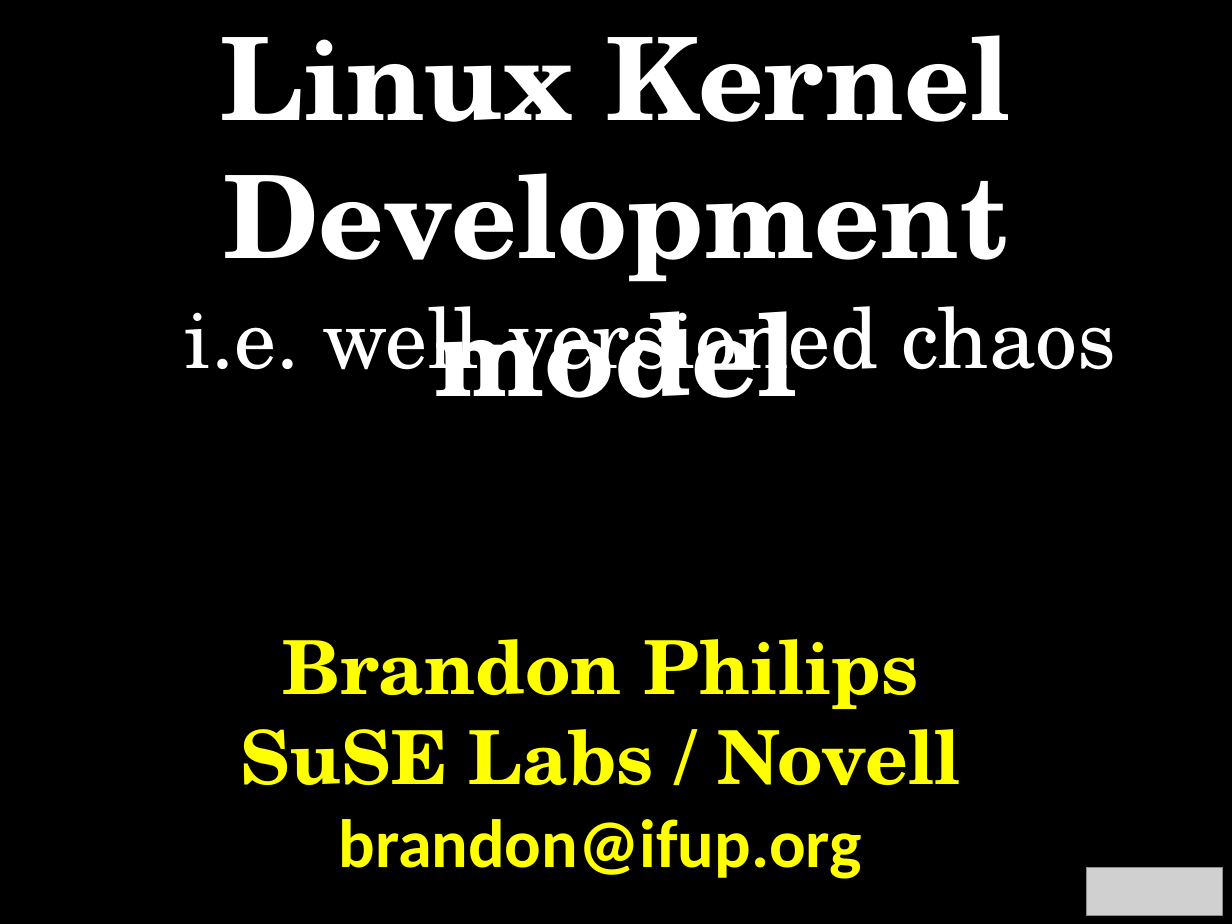
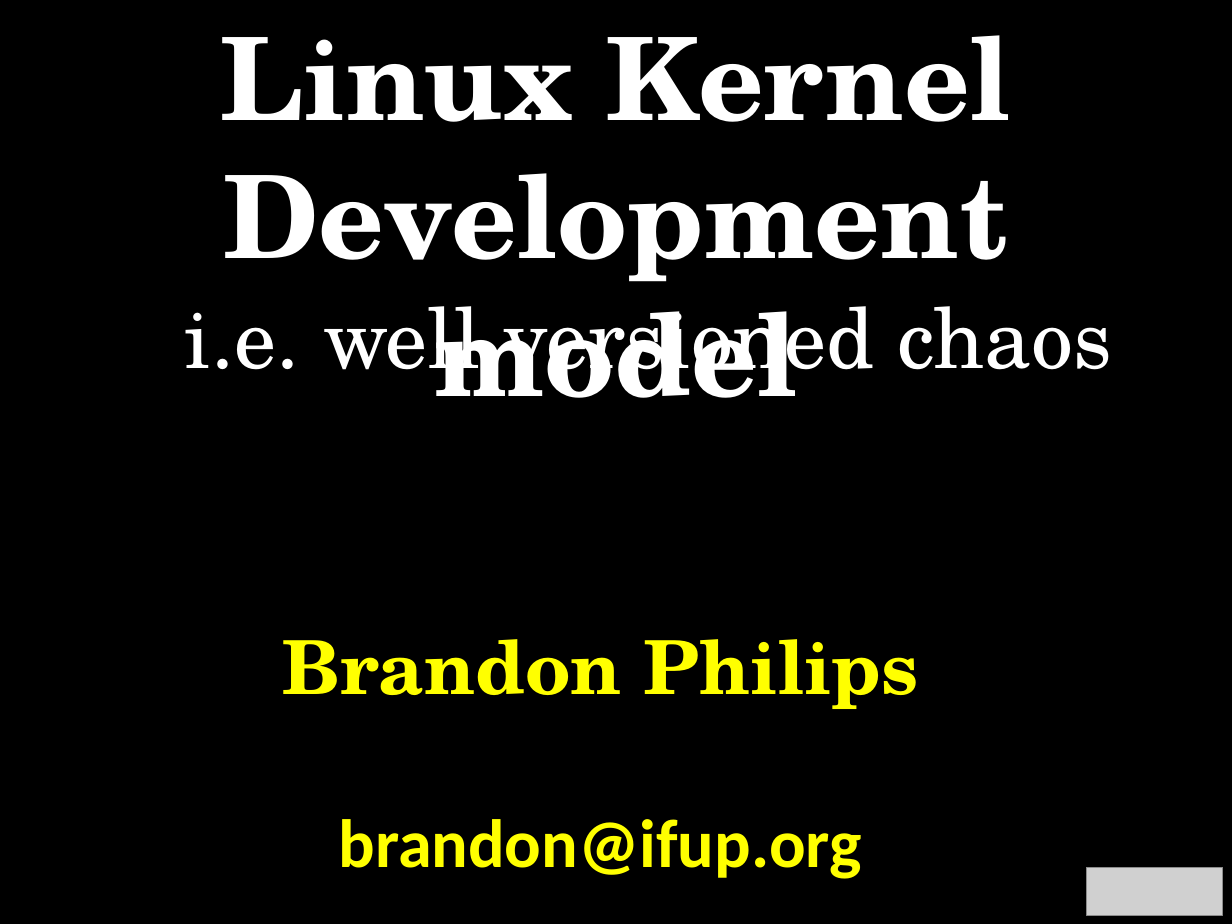
Before and after one commit to philips/kernel-development, a slide deck: slide 1 of kernel-development.odp. Drawn at 1232x924 pixels with LibreOffice and Linux fonts; fonts in the diff are those of the drawing; grey boxes stand for pictures. Boxes give left, top, right and bottom in pixels: in the first picture for what was removed or moved away, otherwise in the second. Text is boxed around its words. In the diff, an @@ line names an element or a change of style, - is before the commit and + after.

```diff
--- a/kernel-development.odp
+++ b/kernel-development.odp
@@ text at <box>185,306,1111,393</box>: text changed @@
-i.e. well-versioned chaos
+i.e. well versioned chaos
@@ text at <box>241,708,960,785</box>: paragraph removed @@
-SuSE Labs / Novell
```
Also in this commit, not shown: 8 other slides changed, 1 slide added, 1 slide removed, 1 other file.
